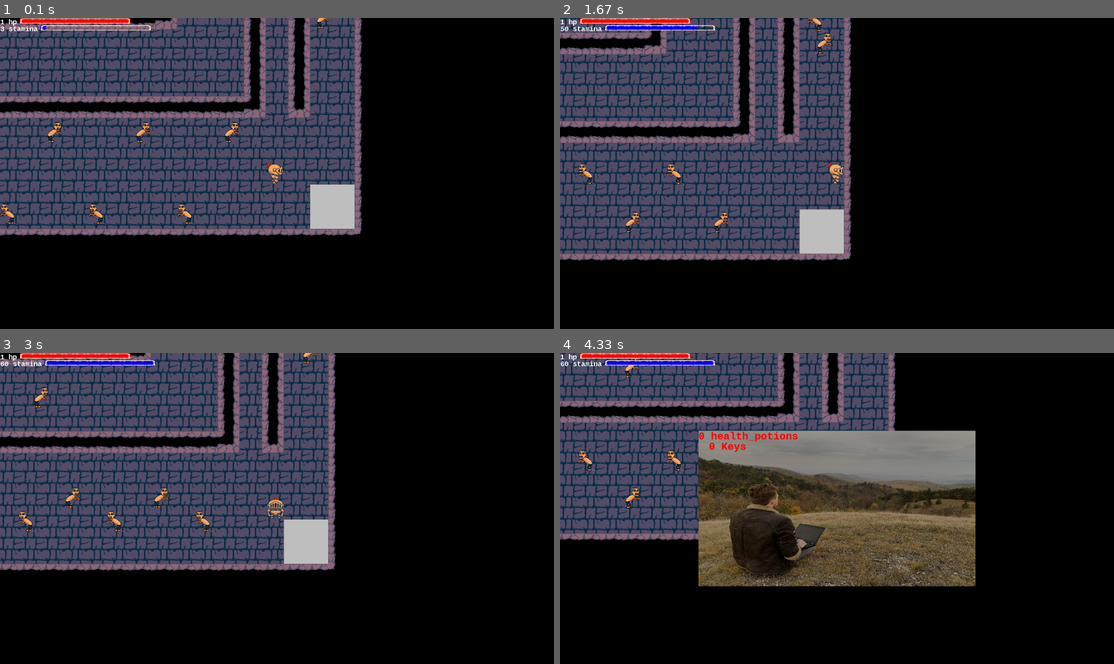
Above: before the commit, frames 1-4 (two rows, left to right).
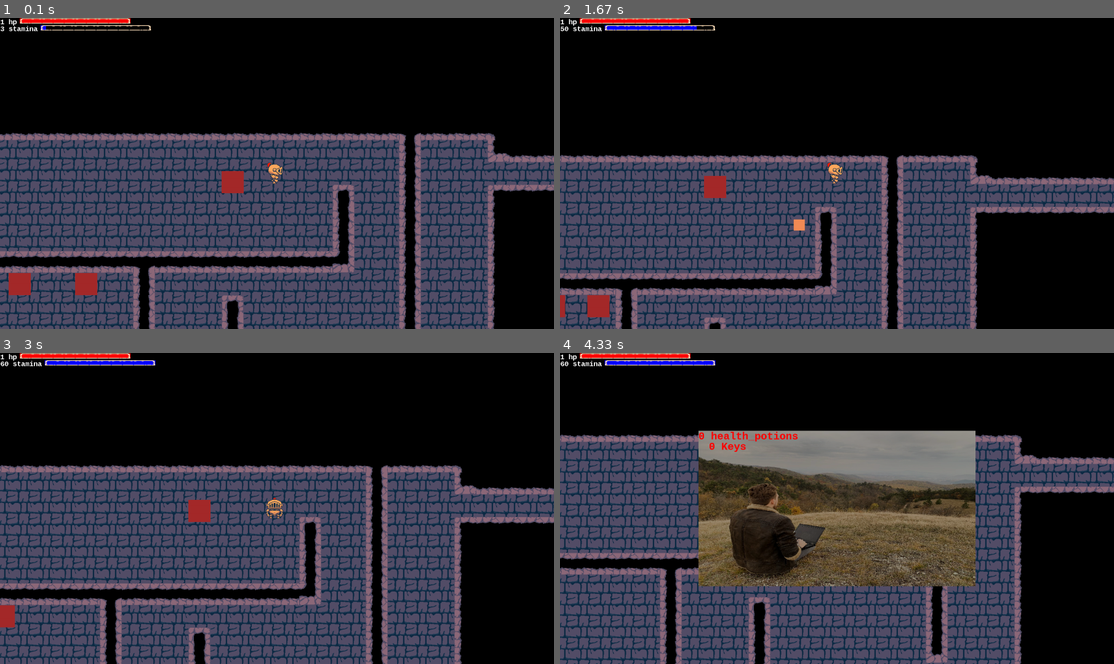
Above: after the commit, the same moments.

Repository: benedekhalaj/pygame-roguelike
Game: pygame game, started from play.py
Same seed, same stepped clock (60 frames per second), same inputs: the game is played once before the commit and once after it.
Inputs:
- Up to frame 1 (0.1 s): no input
- Up to frame 2 (1.67 s): hold Right 0.33-0.8 s; hold Up 0.83-1.13 s; hold Right 1.17-1.63 s
- Up to frame 3 (3 s): hold Left 1.67-2.2 s; hold Down 2.23-2.53 s; tap Space at 2.57 s
- Up to frame 4 (4.33 s): hold Down 3.33-3.7 s; tap I at 3.73 s

The runs differ from the first frame. In frame 1, 58% of the frame differs, in the area x 0-100%, y 0-100%; in frame 2, 55%; in frame 3, 63%; in frame 4, 46%.

Commit message:
Shooter Enemy: Add move direction, shoot direction

Diff:
--- a/model/enemy/enemy.py
+++ b/model/enemy/enemy.py
@@ -160,7 +160,7 @@
 
 
 class Shooter_Enemy():
-    def __init__(self, position, file_path, colors):
+    def __init__(self, position, file_path, colors, direction):
         self.type = 'shooter'
         self.rect = pygame.Rect(position[0], position[1], position[2], position[3])
         self.texture = create_texture(None)
@@ -174,42 +174,58 @@
         self.invicible = False
 
         self.velocity = 5
-        self.direction = 'down'
+        self.move_direction = direction[0]
+        self.shoot_direction = direction[1]
 
         self.projectiles = []
         self.projectile_timer = 0
         self.projectile_timer_limit = 60
+        self.projectile_width = 32
+        self.projectile_height = 32
 
         self.visible = True
 
     def move(self, objects):
-        if self.direction == 'right':
+        if self.move_direction == 'right':
             self.rect.x += self.velocity
-        elif self.direction == 'left':
+        elif self.move_direction == 'left':
             self.rect.x -= self.velocity
-        elif self.direction == 'down':
+        elif self.move_direction == 'down':
             self.rect.y += self.velocity
-        elif self.direction == 'up':
+        elif self.move_direction == 'up':
             self.rect.y -= self.velocity
 
         for wall in objects['walls']:
-                if self.rect.colliderect(wall.rect):
-                    if self.direction == 'right':
-                        self.direction = 'left'
-                    elif self.direction == 'left':
-                        self.direction = 'right'
-                    elif self.direction == 'down':
-                        self.direction = 'up'
-                    elif self.direction == 'up':
-                        self.direction = 'down'
+            if self.rect.colliderect(wall.rect):
+                if self.move_direction == 'right':
+                    self.move_direction = 'left'
+                elif self.move_direction == 'left':
+                    self.move_direction = 'right'
+                elif self.move_direction == 'down':
+                    self.move_direction = 'up'
+                elif self.move_direction == 'up':
+                    self.move_direction = 'down'
 
     def shoot(self, objects):
         if self.visible:
             self.update_projectile_timer()
+
             if self.projectile_timer > self.projectile_timer_limit:
-                self.projectiles.append(Projectile((self.rect.x - self.rect.width, self.rect.y + self.rect.height / 4, 32, 32)))
+                self.set_projectile_position()
+
                 self.projectile_timer = 0
         self.move_projectile(objects)
+
+    def set_projectile_position(self):
+        if self.shoot_direction == 'right':
+            projectile_position = (self.rect.x + self.rect.width, self.rect.y + self.rect.height / 4, 32, 32)
+        elif self.shoot_direction == 'left':
+            projectile_position = (self.rect.x - self.rect.width, self.rect.y + self.rect.height / 4, 32, 32)
+        elif self.shoot_direction == 'down':
+            projectile_position = (self.rect.x + self.rect.width / 4, self.rect.y + self.rect.height, 32, 32)
+        elif self.shoot_direction == 'up':
+            projectile_position = (self.rect.x + self.rect.width / 4, self.rect.y - self.rect.height, 32, 32)
+        self.projectiles.append(Projectile(projectile_position, self.shoot_direction))
 
     def update_projectile_timer(self):
         self.projectile_timer += 1
@@ -246,7 +262,6 @@
         for projectile in self.projectiles:
             if not projectile.visible:
                 self.projectiles.pop(self.projectiles.index(projectile))
-                print('delete projectile')
                 break
 
     def take_damage(self, objects: dict):
@@ -279,36 +294,36 @@
             self.visible = False
 
 
+class Projectile():
+    def __init__(self, position, direction):
+        self.type = 'projectile'
+        self.rect = pygame.Rect(position[0], position[1], position[2], position[3])
+        self.color = (244, 140, 86)
+        self.texture = None
+
+        self.velocity = 5
+        self.direction = direction
+
+        self.hitable = True
+        self.hit_timer = 0
+        self.hit_timer_limit = 30
+
+        self.visible = True
+
+    def check_if_hitable(self):
+        if not self.hitable:
+            self.update_hit_timer()
+
+    def update_hit_timer(self):
+        self.hit_timer += 1
+
+        if self.hit_timer > self.hit_timer_limit:
+            self.hit_timer = 0
+            self.hitable = True
+
+
 def create_texture(file_path):
     if file_path is not None:
         return pygame.image.load(file_path)
     else:
         return None
-
-
-class Projectile():
-    def __init__(self, position):
-        self.type = 'projectile'
-        self.rect = pygame.Rect(position[0], position[1], position[2], position[3])
-        self.color = (244, 140, 86)
-        self.texture = None
-
-        self.velocity = 5
-        self.direction = 'left'
-
-        self.hitable = True
-        self.hit_timer = 0
-        self.hit_timer_limit = 30
-
-        self.visible = True
-
-    def check_if_hitable(self):
-        if not self.hitable:
-            self.update_hit_timer()
-
-    def update_hit_timer(self):
-        self.hit_timer += 1
-
-        if self.hit_timer > self.hit_timer_limit:
-            self.hit_timer = 0
-            self.hitable = True
--- a/model/map/map.py
+++ b/model/map/map.py
@@ -10,7 +10,7 @@
 
 
 def generate_map():
-    text_map = data_manager.open_csv_file(f"model/map/map_file/{LEVEL_1}")
+    text_map = data_manager.open_csv_file(f"model/map/map_file/{LEVEL_2}")
     map_sings = data_manager.open_file("model/map/map_file/map_description.csv")
     map_sings_dict = create_map_sign_dict(map_sings)
     return text_map, map_sings_dict
@@ -70,8 +70,16 @@
                 enemies_list.append(enemy.Zombie_Enemy(position, file_path, colors, ("up", 30)))
             # elif character_name == "Eye_Enemy":
             #     enemies_list.append(enemy.Eye_Enemy(position, file_path, colors))
-            elif character_name == 'Shooter_Enemy':
-                enemies_list.append(enemy.Shooter_Enemy(position, file_path, colors))
+            # elif character_name == 'Shooter_Enemy':
+            #     enemies_list.append(enemy.Shooter_Enemy(position, file_path, colors, ("right", "down")))
+            elif character_name == 'Shooter_Vertical_Right':
+                enemies_list.append(enemy.Shooter_Enemy(position, file_path, colors, ("down", "right")))
+            elif character_name == 'Shooter_Vertical_Left':
+                enemies_list.append(enemy.Shooter_Enemy(position, file_path, colors, ("down", "left")))
+            elif character_name == 'Shooter_Horizontal_Up':
+                enemies_list.append(enemy.Shooter_Enemy(position, file_path, colors, ("right", "up")))
+            elif character_name == 'Shooter_Horizontal_Down':
+                enemies_list.append(enemy.Shooter_Enemy(position, file_path, colors, ("right", "down")))
 
             elif character_name == 'Brain_Collector_NPC':
                 npc_list.append(npc.Brain_Collector_NPC(position, colors))
--- a/model/map/map_file/level_2.csv
+++ b/model/map/map_file/level_2.csv
@@ -1,17 +1,23 @@
 9,3,3,3,3,3,3,3,3,3,3,3,3,3,3,3,3,3,3,3,3,3,3,3,3,3,3,3,3,3,3,3,3,3,3,3,3,3,3,3,3,3,3,3,3,3,3,3,3,3,3,3,3,3,3,3,3,3,3,3,3,33,3,3,3,8,-1,-1,-1,-1,-1,-1,-1,-1,-1,9,3,3,3,8
-5,1,1,1,1,1,1,1,1,1,1,1,1,1,1,1,1,1,1,1,1,1,1,1,1,1,1,1,1,1,1,1,1,1,1,1,1,1,1,1,1,1,1,1,1,1,1,1,1,1,1,1,1,1,1,1,1,1,1,1,1,14,1,1,1,25,3,3,3,3,3,3,3,3,3,27,1,1,1,4
-5,1,1,1,1,1,1,1,1,1,1,1,1,1,1,1,1,1,1,1,1,1,1,1,1,1,1,1,1,1,1,1,1,1,1,1,1,1,1,1,1,1,1,1,1,1,1,1,1,1,1,1,1,1,1,0,1,1,1,1,1,14,1,1,1,1,1,1,1,1,1,1,1,1,1,1,1,1,1,4
-5,1,1,1,1,1,1,1,1,1,1,1,1,1,1,1,1,1,1,1,1,1,1,1,1,1,1,1,1,1,1,1,1,1,1,1,1,1,1,1,1,1,1,1,1,1,1,1,1,1,1,1,1,1,1,1,1,1,13,1,1,14,1,1,1,26,2,2,2,2,2,2,2,2,2,28,1,1,1,4
-5,1,1,1,1,1,1,1,1,1,1,1,1,1,1,1,1,1,1,1,1,1,1,1,1,1,1,1,1,1,1,1,1,1,1,1,1,1,1,1,1,1,1,1,1,1,1,1,1,1,1,1,1,52,1,1,1,1,14,1,1,14,1,1,1,4,-1,-1,-1,-1,-1,-1,-1,-1,-1,5,1,1,1,4
+5,1,1,1,1,1,1,1,1,1,1,1,1,1,1,1,1,1,1,1,1,1,1,1,1,1,1,1,1,1,1,1,1,1,1,1,1,1,1,1,1,1,1,1,1,1,1,1,1,1,1,1,1,1,1,1,1,1,1,1,1,14,1,1,1,25,3,3,3,3,3,3,3,3,3,27,1,1,2,4
+5,1,1,1,1,1,1,1,1,1,1,1,1,1,1,1,1,1,1,1,1,1,1,1,1,1,1,1,1,1,1,1,1,1,1,1,1,1,1,1,1,1,1,1,1,1,1,1,1,1,1,1,1,55,1,0,1,1,1,1,1,14,1,1,1,1,1,1,1,1,1,1,1,1,1,1,1,1,55,4
+5,1,1,1,1,1,1,1,1,1,1,1,1,1,1,1,1,1,1,1,1,1,1,1,1,1,1,1,1,1,1,1,1,1,1,1,1,1,1,1,1,1,1,1,1,1,1,1,1,1,1,1,1,1,1,1,1,1,13,1,1,14,1,1,1,26,2,2,2,2,2,2,2,2,2,28,1,1,2,4
 5,1,1,1,1,1,1,1,1,1,1,1,1,1,1,1,1,1,1,1,1,1,1,1,1,1,1,1,1,1,1,1,1,1,1,1,1,1,1,1,1,1,1,1,1,1,1,1,1,1,1,1,1,1,1,1,1,1,14,1,1,14,1,1,1,4,-1,-1,-1,-1,-1,-1,-1,-1,-1,5,1,1,1,4
-7,2,2,2,2,2,2,2,2,2,2,2,2,2,2,2,2,2,2,2,2,2,2,2,2,2,2,2,2,2,2,2,2,2,2,2,2,29,11,11,11,11,11,11,11,11,11,11,11,11,11,11,11,11,11,11,11,11,22,1,1,14,1,1,1,4,-1,-1,-1,-1,-1,-1,-1,-1,-1,5,1,1,1,4
--1,-1,-1,-1,-1,-1,-1,-1,-1,-1,-1,-1,-1,-1,-1,-1,-1,-1,-1,-1,-1,-1,-1,-1,-1,-1,-1,-1,-1,-1,-1,-1,-1,-1,-1,-1,-1,5,1,1,1,1,1,1,1,1,1,1,1,1,1,1,1,1,1,1,1,1,1,1,1,14,1,1,1,4,-1,-1,-1,-1,-1,-1,-1,-1,-1,5,1,1,1,4
--1,-1,-1,-1,-1,-1,-1,-1,-1,-1,-1,-1,-1,-1,-1,-1,-1,-1,-1,-1,-1,-1,-1,-1,-1,-1,-1,-1,-1,-1,-1,-1,-1,-1,-1,-1,-1,5,1,1,1,1,1,1,1,1,1,1,1,1,1,1,1,1,1,1,1,1,1,1,1,14,1,1,1,4,-1,-1,-1,-1,-1,-1,-1,-1,-1,5,1,1,1,4
--1,-1,-1,-1,-1,-1,-1,-1,-1,-1,-1,-1,-1,-1,-1,-1,-1,-1,-1,-1,-1,-1,-1,-1,-1,-1,-1,-1,-1,-1,-1,-1,-1,-1,-1,-1,-1,5,1,1,1,1,1,1,1,1,1,1,1,1,1,1,1,1,1,1,1,1,1,1,1,15,1,1,1,4,-1,-1,-1,-1,-1,-1,-1,-1,-1,5,1,1,1,4
--1,-1,-1,-1,-1,-1,-1,-1,-1,-1,-1,-1,-1,-1,-1,-1,-1,-1,-1,-1,-1,-1,-1,-1,-1,-1,-1,-1,-1,-1,-1,-1,-1,-1,-1,-1,-1,5,1,1,1,1,1,1,1,1,1,1,1,1,1,1,1,1,1,1,1,1,1,1,1,1,1,1,1,4,-1,-1,-1,-1,-1,-1,-1,-1,-1,7,2,2,2,6
--1,-1,-1,-1,-1,-1,-1,-1,-1,-1,-1,-1,-1,-1,-1,-1,-1,-1,-1,-1,-1,-1,-1,-1,-1,-1,-1,-1,-1,-1,-1,-1,-1,-1,-1,-1,-1,5,1,1,1,1,1,1,1,1,1,1,1,1,1,1,1,1,1,1,1,1,1,1,1,1,1,1,1,4,-1,-1,-1,-1,-1,-1,-1,-1,-1,-1,-1,-1,-1,-1
--1,-1,-1,-1,-1,-1,-1,-1,-1,-1,-1,-1,-1,-1,-1,-1,-1,-1,-1,-1,-1,-1,-1,-1,-1,-1,-1,-1,-1,-1,-1,-1,-1,-1,-1,-1,-1,5,1,1,1,1,1,1,1,1,1,1,1,1,1,1,1,1,1,1,1,1,1,1,1,1,1,1,1,4,-1,-1,-1,-1,-1,-1,-1,-1,-1,-1,-1,-1,-1,-1
--1,-1,-1,-1,-1,-1,-1,-1,-1,-1,-1,-1,-1,-1,-1,-1,-1,-1,-1,-1,-1,-1,-1,-1,-1,-1,-1,-1,-1,-1,-1,-1,-1,-1,-1,-1,-1,7,2,2,2,2,2,2,2,2,2,2,2,2,2,2,2,2,2,2,2,2,2,2,2,2,2,2,2,6,-1,-1,-1,-1,-1,-1,-1,-1,-1,-1,-1,-1,-1,-1
+5,1,1,1,1,1,1,1,1,1,1,1,1,1,1,1,1,1,1,1,1,1,1,1,1,1,1,1,1,1,1,1,1,1,1,1,1,1,1,1,1,1,1,1,1,1,1,1,1,1,1,1,1,1,1,1,1,1,14,1,1,14,1,1,1,4,-1,-1,-1,-1,-1,-1,-1,-1,-1,5,1,1,1,4
+7,2,2,2,2,2,2,2,2,2,2,2,2,2,2,2,2,2,2,2,2,2,2,2,2,2,2,2,2,2,2,2,2,2,2,2,2,29,11,11,11,11,11,11,11,11,11,11,11,20,11,11,11,11,11,11,11,11,22,1,1,14,1,1,1,4,-1,-1,-1,-1,-1,-1,-1,-1,-1,5,1,1,1,4
+-1,-1,-1,-1,-1,-1,-1,-1,-1,-1,-1,-1,-1,-1,-1,-1,-1,-1,-1,-1,-1,-1,-1,-1,-1,-1,-1,-1,-1,-1,-1,-1,-1,-1,-1,-1,-1,5,58,1,58,1,1,58,1,1,58,1,1,14,1,1,1,1,1,1,1,1,1,1,1,14,1,1,1,4,-1,-1,-1,-1,-1,-1,-1,-1,-1,5,1,1,1,4
+-1,-1,-1,-1,-1,-1,-1,-1,-1,-1,-1,-1,-1,-1,-1,-1,-1,-1,-1,-1,-1,-1,-1,-1,-1,-1,-1,-1,-1,-1,-1,-1,-1,-1,-1,-1,-1,5,1,1,1,1,1,1,1,1,1,1,1,14,1,1,1,13,1,1,1,1,1,1,1,14,1,1,1,4,-1,-1,-1,-1,-1,-1,-1,-1,-1,5,1,1,1,4
+-1,-1,-1,-1,-1,-1,-1,-1,-1,-1,-1,-1,-1,-1,-1,-1,-1,-1,-1,-1,-1,-1,-1,-1,-1,-1,-1,-1,-1,-1,-1,-1,-1,-1,-1,-1,-1,5,1,1,1,1,1,1,1,1,1,1,1,14,1,1,1,14,1,1,1,1,1,1,1,14,1,1,1,4,-1,-1,-1,-1,-1,-1,-1,-1,-1,5,1,1,1,4
+-1,-1,-1,-1,-1,-1,-1,-1,-1,-1,-1,-1,-1,-1,-1,-1,-1,-1,-1,-1,-1,-1,-1,-1,-1,-1,-1,-1,-1,-1,-1,-1,-1,-1,-1,-1,-1,5,1,1,1,1,1,1,1,1,1,1,1,14,1,1,1,14,1,1,1,1,1,1,1,15,1,1,1,4,-1,-1,-1,-1,-1,-1,-1,-1,-1,7,2,2,2,6
+-1,-1,-1,-1,-1,-1,-1,-1,-1,-1,-1,-1,-1,-1,-1,-1,-1,-1,-1,-1,-1,-1,-1,-1,-1,-1,-1,-1,-1,-1,-1,-1,-1,-1,-1,-1,-1,5,1,1,1,1,1,1,1,1,1,1,1,15,1,1,1,14,1,1,1,1,1,1,1,1,1,1,1,4,-1,-1,-1,-1,-1,-1,-1,-1,-1,-1,-1,-1,-1,-1
+-1,-1,-1,-1,-1,-1,-1,-1,-1,-1,-1,-1,-1,-1,-1,-1,-1,-1,-1,-1,-1,-1,-1,-1,-1,-1,-1,-1,-1,-1,-1,-1,-1,-1,-1,-1,-1,5,1,1,1,1,1,1,1,1,1,1,1,1,1,1,1,14,1,1,1,1,1,1,1,1,1,1,1,4,-1,-1,-1,-1,-1,-1,-1,-1,-1,-1,-1,-1,-1,-1
+-1,-1,-1,-1,-1,-1,-1,-1,-1,-1,-1,-1,-1,-1,-1,-1,-1,-1,-1,-1,-1,-1,-1,-1,-1,-1,-1,-1,-1,-1,-1,-1,-1,-1,-1,-1,-1,5,1,1,2,2,2,2,2,2,2,2,2,2,2,2,2,35,2,2,2,2,2,2,2,2,2,2,2,6,-1,-1,-1,-1,-1,-1,-1,-1,-1,-1,-1,-1,-1,-1
+-1,-1,-1,-1,-1,-1,-1,-1,-1,-1,-1,-1,-1,-1,-1,-1,-1,-1,-1,-1,-1,-1,-1,-1,-1,-1,-1,-1,-1,-1,-1,-1,-1,-1,-1,-1,-1,5,1,1,1,1,1,1,1,1,2,-1,-1,-1,-1,-1,-1,-1,-1,-1,-1,-1,-1,-1,-1,-1,-1,-1,-1,-1,-1,-1,-1,-1,-1,-1,-1,-1,-1,-1,-1,-1,-1,-1
+-1,-1,-1,-1,-1,-1,-1,-1,-1,-1,-1,-1,-1,-1,-1,-1,-1,-1,-1,-1,-1,-1,-1,-1,-1,-1,-1,-1,-1,-1,-1,-1,-1,-1,-1,-1,-1,5,1,1,1,1,1,1,1,1,2,-1,-1,-1,-1,-1,-1,-1,-1,-1,-1,-1,-1,-1,-1,-1,-1,-1,-1,-1,-1,-1,-1,-1,-1,-1,-1,-1,-1,-1,-1,-1,-1,-1
+-1,-1,-1,-1,-1,-1,-1,-1,-1,-1,-1,-1,-1,-1,-1,-1,-1,-1,-1,-1,-1,-1,-1,-1,-1,-1,-1,-1,-1,-1,-1,-1,-1,-1,-1,-1,-1,5,1,1,1,1,1,1,1,1,2,-1,-1,-1,-1,-1,-1,-1,-1,-1,-1,-1,-1,-1,-1,-1,-1,-1,-1,-1,-1,-1,-1,-1,-1,-1,-1,-1,-1,-1,-1,-1,-1,-1
+-1,-1,-1,-1,-1,-1,-1,-1,-1,-1,-1,-1,-1,-1,-1,-1,-1,-1,-1,-1,-1,-1,-1,-1,-1,-1,-1,-1,-1,-1,-1,-1,-1,-1,-1,-1,-1,5,1,1,1,1,1,1,1,1,2,-1,-1,-1,-1,-1,-1,-1,-1,-1,-1,-1,-1,-1,-1,-1,-1,-1,-1,-1,-1,-1,-1,-1,-1,-1,-1,-1,-1,-1,-1,-1,-1,-1
+-1,-1,-1,-1,-1,-1,-1,-1,-1,-1,-1,-1,-1,-1,-1,-1,-1,-1,-1,-1,-1,-1,-1,-1,-1,-1,-1,-1,-1,-1,-1,-1,-1,-1,-1,-1,-1,5,1,1,1,1,1,1,1,1,4,-1,-1,-1,-1,-1,-1,-1,-1,-1,-1,-1,-1,-1,-1,-1,-1,-1,-1,-1,-1,-1,-1,-1,-1,-1,-1,-1,-1,-1,-1,-1,-1,-1
+-1,-1,-1,-1,-1,-1,-1,-1,-1,-1,-1,-1,-1,-1,-1,-1,-1,-1,-1,-1,-1,-1,-1,-1,-1,-1,-1,-1,-1,-1,-1,-1,-1,-1,-1,-1,-1,5,2,2,2,2,2,2,2,2,2,-1,-1,-1,-1,-1,-1,-1,-1,-1,-1,-1,-1,-1,-1,-1,-1,-1,-1,-1,-1,-1,-1,-1,-1,-1,-1,-1,-1,-1,-1,-1,-1,-1
 -1,-1,-1,-1,-1,-1,-1,-1,-1,-1,-1,-1,-1,-1,-1,-1,-1,-1,-1,-1,-1,-1,-1,-1,-1,-1,-1,-1,-1,-1,-1,-1,-1,-1,-1,-1,-1,-1,-1,-1,-1,-1,-1,-1,-1,-1,-1,-1,-1,-1,-1,-1,-1,-1,-1,-1,-1,-1,-1,-1,-1,-1,-1,-1,-1,-1,-1,-1,-1,-1,-1,-1,-1,-1,-1,-1,-1,-1,-1,-1
 -1,-1,-1,-1,-1,-1,-1,-1,-1,-1,-1,-1,-1,-1,-1,-1,-1,-1,-1,-1,-1,-1,-1,-1,-1,-1,-1,-1,-1,-1,-1,-1,-1,-1,-1,-1,-1,-1,-1,-1,-1,-1,-1,-1,-1,-1,-1,-1,-1,-1,-1,-1,-1,-1,-1,-1,-1,-1,-1,-1,-1,-1,-1,-1,-1,-1,-1,-1,-1,-1,-1,-1,-1,-1,-1,-1,-1,-1,-1,-1
 -1,-1,-1,-1,-1,-1,-1,-1,-1,-1,-1,-1,-1,-1,-1,-1,-1,-1,-1,-1,-1,-1,-1,-1,-1,-1,-1,-1,-1,-1,-1,-1,-1,-1,-1,-1,-1,-1,-1,-1,-1,-1,-1,-1,-1,-1,-1,-1,-1,-1,-1,-1,-1,-1,-1,-1,-1,-1,-1,-1,-1,-1,-1,-1,-1,-1,-1,-1,-1,-1,-1,-1,-1,-1,-1,-1,-1,-1,-1,-1
@@ -24,25 +30,3 @@
 -1,-1,-1,-1,-1,-1,-1,-1,-1,-1,-1,-1,-1,-1,-1,-1,-1,-1,-1,-1,-1,-1,-1,-1,-1,-1,-1,-1,-1,-1,-1,-1,-1,-1,-1,-1,-1,-1,-1,-1,-1,-1,-1,-1,-1,-1,-1,-1,-1,-1,-1,-1,-1,-1,-1,-1,-1,-1,-1,-1,-1,-1,-1,-1,-1,-1,-1,-1,-1,-1,-1,-1,-1,-1,-1,-1,-1,-1,-1,-1
 -1,-1,-1,-1,-1,-1,-1,-1,-1,-1,-1,-1,-1,-1,-1,-1,-1,-1,-1,-1,-1,-1,-1,-1,-1,-1,-1,-1,-1,-1,-1,-1,-1,-1,-1,-1,-1,-1,-1,-1,-1,-1,-1,-1,-1,-1,-1,-1,-1,-1,-1,-1,-1,-1,-1,-1,-1,-1,-1,-1,-1,-1,-1,-1,-1,-1,-1,-1,-1,-1,-1,-1,-1,-1,-1,-1,-1,-1,-1,-1
 -1,-1,-1,-1,-1,-1,-1,-1,-1,-1,-1,-1,-1,-1,-1,-1,-1,-1,-1,-1,-1,-1,-1,-1,-1,-1,-1,-1,-1,-1,-1,-1,-1,-1,-1,-1,-1,-1,-1,-1,-1,-1,-1,-1,-1,-1,-1,-1,-1,-1,-1,-1,-1,-1,-1,-1,-1,-1,-1,-1,-1,-1,-1,-1,-1,-1,-1,-1,-1,-1,-1,-1,-1,-1,-1,-1,-1,-1,-1,-1
--1,-1,-1,-1,-1,-1,-1,-1,-1,-1,-1,-1,-1,-1,-1,-1,-1,-1,-1,-1,-1,-1,-1,-1,-1,-1,-1,-1,-1,-1,-1,-1,-1,-1,-1,-1,-1,-1,-1,-1,-1,-1,-1,-1,-1,-1,-1,-1,-1,-1,-1,-1,-1,-1,-1,-1,-1,-1,-1,-1,-1,-1,-1,-1,-1,-1,-1,-1,-1,-1,-1,-1,-1,-1,-1,-1,-1,-1,-1,-1
--1,-1,-1,-1,-1,-1,-1,-1,-1,-1,-1,-1,-1,-1,-1,-1,-1,-1,-1,-1,-1,-1,-1,-1,-1,-1,-1,-1,-1,-1,-1,-1,-1,-1,-1,-1,-1,-1,-1,-1,-1,-1,-1,-1,-1,-1,-1,-1,-1,-1,-1,-1,-1,-1,-1,-1,-1,-1,-1,-1,-1,-1,-1,-1,-1,-1,-1,-1,-1,-1,-1,-1,-1,-1,-1,-1,-1,-1,-1,-1
--1,-1,-1,-1,-1,-1,-1,-1,-1,-1,-1,-1,-1,-1,-1,-1,-1,-1,-1,-1,-1,-1,-1,-1,-1,-1,-1,-1,-1,-1,-1,-1,-1,-1,-1,-1,-1,-1,-1,-1,-1,-1,-1,-1,-1,-1,-1,-1,-1,-1,-1,-1,-1,-1,-1,-1,-1,-1,-1,-1,-1,-1,-1,-1,-1,-1,-1,-1,-1,-1,-1,-1,-1,-1,-1,-1,-1,-1,-1,-1
--1,-1,-1,-1,-1,-1,-1,-1,-1,-1,-1,-1,-1,-1,-1,-1,-1,-1,-1,-1,-1,-1,-1,-1,-1,-1,-1,-1,-1,-1,-1,-1,-1,-1,-1,-1,-1,-1,-1,-1,-1,-1,-1,-1,-1,-1,-1,-1,-1,-1,-1,-1,-1,-1,-1,-1,-1,-1,-1,-1,-1,-1,-1,-1,-1,-1,-1,-1,-1,-1,-1,-1,-1,-1,-1,-1,-1,-1,-1,-1
--1,-1,-1,-1,-1,-1,-1,-1,-1,-1,-1,-1,-1,-1,-1,-1,-1,-1,-1,-1,-1,-1,-1,-1,-1,-1,-1,-1,-1,-1,-1,-1,-1,-1,-1,-1,-1,-1,-1,-1,-1,-1,-1,-1,-1,-1,-1,-1,-1,-1,-1,-1,-1,-1,-1,-1,-1,-1,-1,-1,-1,-1,-1,-1,-1,-1,-1,-1,-1,-1,-1,-1,-1,-1,-1,-1,-1,-1,-1,-1
--1,-1,-1,-1,-1,-1,-1,-1,-1,-1,-1,-1,-1,-1,-1,-1,-1,-1,-1,-1,-1,-1,-1,-1,-1,-1,-1,-1,-1,-1,-1,-1,-1,-1,-1,-1,-1,-1,-1,-1,-1,-1,-1,-1,-1,-1,-1,-1,-1,-1,-1,-1,-1,-1,-1,-1,-1,-1,-1,-1,-1,-1,-1,-1,-1,-1,-1,-1,-1,-1,-1,-1,-1,-1,-1,-1,-1,-1,-1,-1
--1,-1,-1,-1,-1,-1,-1,-1,-1,-1,-1,-1,-1,-1,-1,-1,-1,-1,-1,-1,-1,-1,-1,-1,-1,-1,-1,-1,-1,-1,-1,-1,-1,-1,-1,-1,-1,-1,-1,-1,-1,-1,-1,-1,-1,-1,-1,-1,-1,-1,-1,-1,-1,-1,-1,-1,-1,-1,-1,-1,-1,-1,-1,-1,-1,-1,-1,-1,-1,-1,-1,-1,-1,-1,-1,-1,-1,-1,-1,-1
--1,-1,-1,-1,-1,-1,-1,-1,-1,-1,-1,-1,-1,-1,-1,-1,-1,-1,-1,-1,-1,-1,-1,-1,-1,-1,-1,-1,-1,-1,-1,-1,-1,-1,-1,-1,-1,-1,-1,-1,-1,-1,-1,-1,-1,-1,-1,-1,-1,-1,-1,-1,-1,-1,-1,-1,-1,-1,-1,-1,-1,-1,-1,-1,-1,-1,-1,-1,-1,-1,-1,-1,-1,-1,-1,-1,-1,-1,-1,-1
--1,-1,-1,-1,-1,-1,-1,-1,-1,-1,-1,-1,-1,-1,-1,-1,-1,-1,-1,-1,-1,-1,-1,-1,-1,-1,-1,-1,-1,-1,-1,-1,-1,-1,-1,-1,-1,-1,-1,-1,-1,-1,-1,-1,-1,-1,-1,-1,-1,-1,-1,-1,-1,-1,-1,-1,-1,-1,-1,-1,-1,-1,-1,-1,-1,-1,-1,-1,-1,-1,-1,-1,-1,-1,-1,-1,-1,-1,-1,-1
--1,-1,-1,-1,-1,-1,-1,-1,-1,-1,-1,-1,-1,-1,-1,-1,-1,-1,-1,-1,-1,-1,-1,-1,-1,-1,-1,-1,-1,-1,-1,-1,-1,-1,-1,-1,-1,-1,-1,-1,-1,-1,-1,-1,-1,-1,-1,-1,-1,-1,-1,-1,-1,-1,-1,-1,-1,-1,-1,-1,-1,-1,-1,-1,-1,-1,-1,-1,-1,-1,-1,-1,-1,-1,-1,-1,-1,-1,-1,-1
--1,-1,-1,-1,-1,-1,-1,-1,-1,-1,-1,-1,-1,-1,-1,-1,-1,-1,-1,-1,-1,-1,-1,-1,-1,-1,-1,-1,-1,-1,-1,-1,-1,-1,-1,-1,-1,-1,-1,-1,-1,-1,-1,-1,-1,-1,-1,-1,-1,-1,-1,-1,-1,-1,-1,-1,-1,-1,-1,-1,-1,-1,-1,-1,-1,-1,-1,-1,-1,-1,-1,-1,-1,-1,-1,-1,-1,-1,-1,-1
--1,-1,-1,-1,-1,-1,-1,-1,-1,-1,-1,-1,-1,-1,-1,-1,-1,-1,-1,-1,-1,-1,-1,-1,-1,-1,-1,-1,-1,-1,-1,-1,-1,-1,-1,-1,-1,-1,-1,-1,-1,-1,-1,-1,-1,-1,-1,-1,-1,-1,-1,-1,-1,-1,-1,-1,-1,-1,-1,-1,-1,-1,-1,-1,-1,-1,-1,-1,-1,-1,-1,-1,-1,-1,-1,-1,-1,-1,-1,-1
--1,-1,-1,-1,-1,-1,-1,-1,-1,-1,-1,-1,-1,-1,-1,-1,-1,-1,-1,-1,-1,-1,-1,-1,-1,-1,-1,-1,-1,-1,-1,-1,-1,-1,-1,-1,-1,-1,-1,-1,-1,-1,-1,-1,-1,-1,-1,-1,-1,-1,-1,-1,-1,-1,-1,-1,-1,-1,-1,-1,-1,-1,-1,-1,-1,-1,-1,-1,-1,-1,-1,-1,-1,-1,-1,-1,-1,-1,-1,-1
--1,-1,-1,-1,-1,-1,-1,-1,-1,-1,-1,-1,-1,-1,-1,-1,-1,-1,-1,-1,-1,-1,-1,-1,-1,-1,-1,-1,-1,-1,-1,-1,-1,-1,-1,-1,-1,-1,-1,-1,-1,-1,-1,-1,-1,-1,-1,-1,-1,-1,-1,-1,-1,-1,-1,-1,-1,-1,-1,-1,-1,-1,-1,-1,-1,-1,-1,-1,-1,-1,-1,-1,-1,-1,-1,-1,-1,-1,-1,-1
--1,-1,-1,-1,-1,-1,-1,-1,-1,-1,-1,-1,-1,-1,-1,-1,-1,-1,-1,-1,-1,-1,-1,-1,-1,-1,-1,-1,-1,-1,-1,-1,-1,-1,-1,-1,-1,-1,-1,-1,-1,-1,-1,-1,-1,-1,-1,-1,-1,-1,-1,-1,-1,-1,-1,-1,-1,-1,-1,-1,-1,-1,-1,-1,-1,-1,-1,-1,-1,-1,-1,-1,-1,-1,-1,-1,-1,-1,-1,-1
--1,-1,-1,-1,-1,-1,-1,-1,-1,-1,-1,-1,-1,-1,-1,-1,-1,-1,-1,-1,-1,-1,-1,-1,-1,-1,-1,-1,-1,-1,-1,-1,-1,-1,-1,-1,-1,-1,-1,-1,-1,-1,-1,-1,-1,-1,-1,-1,-1,-1,-1,-1,-1,-1,-1,-1,-1,-1,-1,-1,-1,-1,-1,-1,-1,-1,-1,-1,-1,-1,-1,-1,-1,-1,-1,-1,-1,-1,-1,-1
--1,-1,-1,-1,-1,-1,-1,-1,-1,-1,-1,-1,-1,-1,-1,-1,-1,-1,-1,-1,-1,-1,-1,-1,-1,-1,-1,-1,-1,-1,-1,-1,-1,-1,-1,-1,-1,-1,-1,-1,-1,-1,-1,-1,-1,-1,-1,-1,-1,-1,-1,-1,-1,-1,-1,-1,-1,-1,-1,-1,-1,-1,-1,-1,-1,-1,-1,-1,-1,-1,-1,-1,-1,-1,-1,-1,-1,-1,-1,-1
--1,-1,-1,-1,-1,-1,-1,-1,-1,-1,-1,-1,-1,-1,-1,-1,-1,-1,-1,-1,-1,-1,-1,-1,-1,-1,-1,-1,-1,-1,-1,-1,-1,-1,-1,-1,-1,-1,-1,-1,-1,-1,-1,-1,-1,-1,-1,-1,-1,-1,-1,-1,-1,-1,-1,-1,-1,-1,-1,-1,-1,-1,-1,-1,-1,-1,-1,-1,-1,-1,-1,-1,-1,-1,-1,-1,-1,-1,-1,-1
--1,-1,-1,-1,-1,-1,-1,-1,-1,-1,-1,-1,-1,-1,-1,-1,-1,-1,-1,-1,-1,-1,-1,-1,-1,-1,-1,-1,-1,-1,-1,-1,-1,-1,-1,-1,-1,-1,-1,-1,-1,-1,-1,-1,-1,-1,-1,-1,-1,-1,-1,-1,-1,-1,-1,-1,-1,-1,-1,-1,-1,-1,-1,-1,-1,-1,-1,-1,-1,-1,-1,-1,-1,-1,-1,-1,-1,-1,-1,-1
--1,-1,-1,-1,-1,-1,-1,-1,-1,-1,-1,-1,-1,-1,-1,-1,-1,-1,-1,-1,-1,-1,-1,-1,-1,-1,-1,-1,-1,-1,-1,-1,-1,-1,-1,-1,-1,-1,-1,-1,-1,-1,-1,-1,-1,-1,-1,-1,-1,-1,-1,-1,-1,-1,-1,-1,-1,-1,-1,-1,-1,-1,-1,-1,-1,-1,-1,-1,-1,-1,-1,-1,-1,-1,-1,-1,-1,-1,-1,-1
--1,-1,-1,-1,-1,-1,-1,-1,-1,-1,-1,-1,-1,-1,-1,-1,-1,-1,-1,-1,-1,-1,-1,-1,-1,-1,-1,-1,-1,-1,-1,-1,-1,-1,-1,-1,-1,-1,-1,-1,-1,-1,-1,-1,-1,-1,-1,-1,-1,-1,-1,-1,-1,-1,-1,-1,-1,-1,-1,-1,-1,-1,-1,-1,-1,-1,-1,-1,-1,-1,-1,-1,-1,-1,-1,-1,-1,-1,-1,-1
--1,-1,-1,-1,-1,-1,-1,-1,-1,-1,-1,-1,-1,-1,-1,-1,-1,-1,-1,-1,-1,-1,-1,-1,-1,-1,-1,-1,-1,-1,-1,-1,-1,-1,-1,-1,-1,-1,-1,-1,-1,-1,-1,-1,-1,-1,-1,-1,-1,-1,-1,-1,-1,-1,-1,-1,-1,-1,-1,-1,-1,-1,-1,-1,-1,-1,-1,-1,-1,-1,-1,-1,-1,-1,-1,-1,-1,-1,-1,-1
--- a/model/map/map_file/level_2.tmx
+++ b/model/map/map_file/level_2.tmx
@@ -50,39 +50,39 @@
 2,2,2,2,2,2,2,2,2,2,2,2,2,2,2,2,
 2,2,2,2,2,2,2,2,2,2,2,2,2,2,2,2,
 3,3,3,3,3,30,12,12,12,12,12,12,12,12,12,12,
+0,0,0,0,0,6,59,2,59,2,2,59,2,2,59,2,
 0,0,0,0,0,6,2,2,2,2,2,2,2,2,2,2,
 0,0,0,0,0,6,2,2,2,2,2,2,2,2,2,2,
 0,0,0,0,0,6,2,2,2,2,2,2,2,2,2,2,
 0,0,0,0,0,6,2,2,2,2,2,2,2,2,2,2,
 0,0,0,0,0,6,2,2,2,2,2,2,2,2,2,2,
-0,0,0,0,0,6,2,2,2,2,2,2,2,2,2,2,
-0,0,0,0,0,8,3,3,3,3,3,3,3,3,3,3,
-0,0,0,0,0,0,0,0,0,0,0,0,0,0,0,0,
-0,0,0,0,0,0,0,0,0,0,0,0,0,0,0,0
+0,0,0,0,0,6,2,2,3,3,3,3,3,3,3,3,
+0,0,0,0,0,6,2,2,2,2,2,2,2,2,3,0,
+0,0,0,0,0,6,2,2,2,2,2,2,2,2,3,0
 </chunk>
    <chunk x="0" y="-48" width="16" height="16">
 4,4,4,4,4,4,4,4,4,4,4,4,4,34,4,4,
 2,2,2,2,2,2,2,2,2,2,2,2,2,15,2,2,
-2,2,2,2,2,2,2,1,2,2,2,2,2,15,2,2,
+2,2,2,2,2,56,2,1,2,2,2,2,2,15,2,2,
 2,2,2,2,2,2,2,2,2,2,14,2,2,15,2,2,
-2,2,2,2,2,53,2,2,2,2,15,2,2,15,2,2,
 2,2,2,2,2,2,2,2,2,2,15,2,2,15,2,2,
-12,12,12,12,12,12,12,12,12,12,23,2,2,15,2,2,
-2,2,2,2,2,2,2,2,2,2,2,2,2,15,2,2,
-2,2,2,2,2,2,2,2,2,2,2,2,2,15,2,2,
-2,2,2,2,2,2,2,2,2,2,2,2,2,16,2,2,
-2,2,2,2,2,2,2,2,2,2,2,2,2,2,2,2,
-2,2,2,2,2,2,2,2,2,2,2,2,2,2,2,2,
-2,2,2,2,2,2,2,2,2,2,2,2,2,2,2,2,
-3,3,3,3,3,3,3,3,3,3,3,3,3,3,3,3,
+2,2,2,2,2,2,2,2,2,2,15,2,2,15,2,2,
+12,21,12,12,12,12,12,12,12,12,23,2,2,15,2,2,
+2,15,2,2,2,2,2,2,2,2,2,2,2,15,2,2,
+2,15,2,2,2,14,2,2,2,2,2,2,2,15,2,2,
+2,15,2,2,2,15,2,2,2,2,2,2,2,15,2,2,
+2,15,2,2,2,15,2,2,2,2,2,2,2,16,2,2,
+2,16,2,2,2,15,2,2,2,2,2,2,2,2,2,2,
+2,2,2,2,2,15,2,2,2,2,2,2,2,2,2,2,
+3,3,3,3,3,36,3,3,3,3,3,3,3,3,3,3,
 0,0,0,0,0,0,0,0,0,0,0,0,0,0,0,0,
 0,0,0,0,0,0,0,0,0,0,0,0,0,0,0,0
 </chunk>
    <chunk x="16" y="-48" width="16" height="16">
 4,9,0,0,0,0,0,0,0,0,0,10,4,4,4,9,
-2,26,4,4,4,4,4,4,4,4,4,28,2,2,2,5,
-2,2,2,2,2,2,2,2,2,2,2,2,2,2,2,5,
-2,27,3,3,3,3,3,3,3,3,3,29,2,2,2,5,
+2,26,4,4,4,4,4,4,4,4,4,28,2,2,3,5,
+2,2,2,2,2,2,2,2,2,2,2,2,2,2,56,5,
+2,27,3,3,3,3,3,3,3,3,3,29,2,2,3,5,
 2,5,0,0,0,0,0,0,0,0,0,6,2,2,2,5,
 2,5,0,0,0,0,0,0,0,0,0,6,2,2,2,5,
 2,5,0,0,0,0,0,0,0,0,0,6,2,2,2,5,
@@ -96,6 +96,24 @@
 0,0,0,0,0,0,0,0,0,0,0,0,0,0,0,0,
 0,0,0,0,0,0,0,0,0,0,0,0,0,0,0,0
 </chunk>
+   <chunk x="-16" y="-32" width="16" height="16">
+0,0,0,0,0,6,2,2,2,2,2,2,2,2,3,0,
+0,0,0,0,0,6,2,2,2,2,2,2,2,2,3,0,
+0,0,0,0,0,6,2,2,2,2,2,2,2,2,5,0,
+0,0,0,0,0,6,3,3,3,3,3,3,3,3,3,0,
+0,0,0,0,0,0,0,0,0,0,0,0,0,0,0,0,
+0,0,0,0,0,0,0,0,0,0,0,0,0,0,0,0,
+0,0,0,0,0,0,0,0,0,0,0,0,0,0,0,0,
+0,0,0,0,0,0,0,0,0,0,0,0,0,0,0,0,
+0,0,0,0,0,0,0,0,0,0,0,0,0,0,0,0,
+0,0,0,0,0,0,0,0,0,0,0,0,0,0,0,0,
+0,0,0,0,0,0,0,0,0,0,0,0,0,0,0,0,
+0,0,0,0,0,0,0,0,0,0,0,0,0,0,0,0,
+0,0,0,0,0,0,0,0,0,0,0,0,0,0,0,0,
+0,0,0,0,0,0,0,0,0,0,0,0,0,0,0,0,
+0,0,0,0,0,0,0,0,0,0,0,0,0,0,0,0,
+0,0,0,0,0,0,0,0,0,0,0,0,0,0,0,0
+</chunk>
   </data>
  </layer>
 </map>
--- a/model/map/map_file/map_description.csv
+++ b/model/map/map_file/map_description.csv
@@ -49,6 +49,10 @@
 43:	Zombie_Down:	model/map/textures/enemy/zombie/zombie_right.png
 44:	Zombie_Right:	model/map/textures/enemy/zombie/zombie_right.png
 52:	Shooter_Enemy:	Shooter_Enemy
+55:	Shooter_Vertical_Right:	Shooter_Vertical_Right
+56:	Shooter_Vertical_Left:	Shooter_Vertical_Left
+57:	Shooter_Horizontal_Up:	Shooter_Horizontal_Up
+58:	Shooter_Horizontal_Down:	Shooter_Horizontal_Down
 ------------------------ ITEMS
 45:	Key:	model/map/textures/items/key.png
 46:	Door:	Door
Binary file added: model/map/map_file/spritesheets/0509_shooter_vertical_left.png
Binary file added: model/map/map_file/spritesheets/0510_shooter_vertical_right.png
Binary file added: model/map/map_file/spritesheets/0511_shooter_horizontal_up.png
Binary file added: model/map/map_file/spritesheets/0512_shooter_horizontal_down.png
Binary file changed: model/map/map_file/spritesheets/map_spritesheet.png
